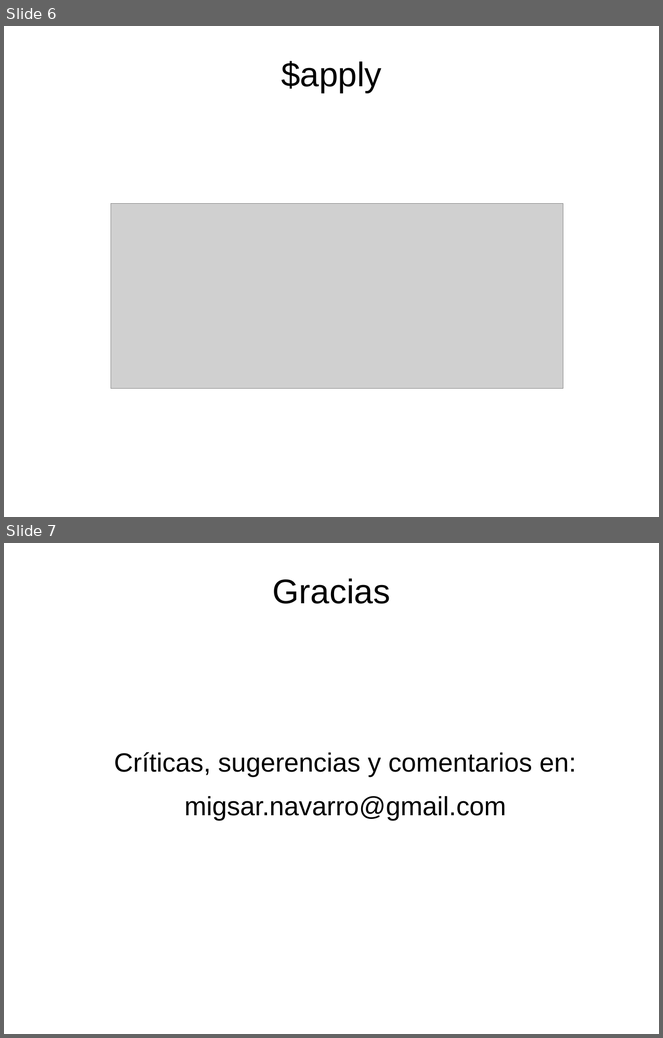
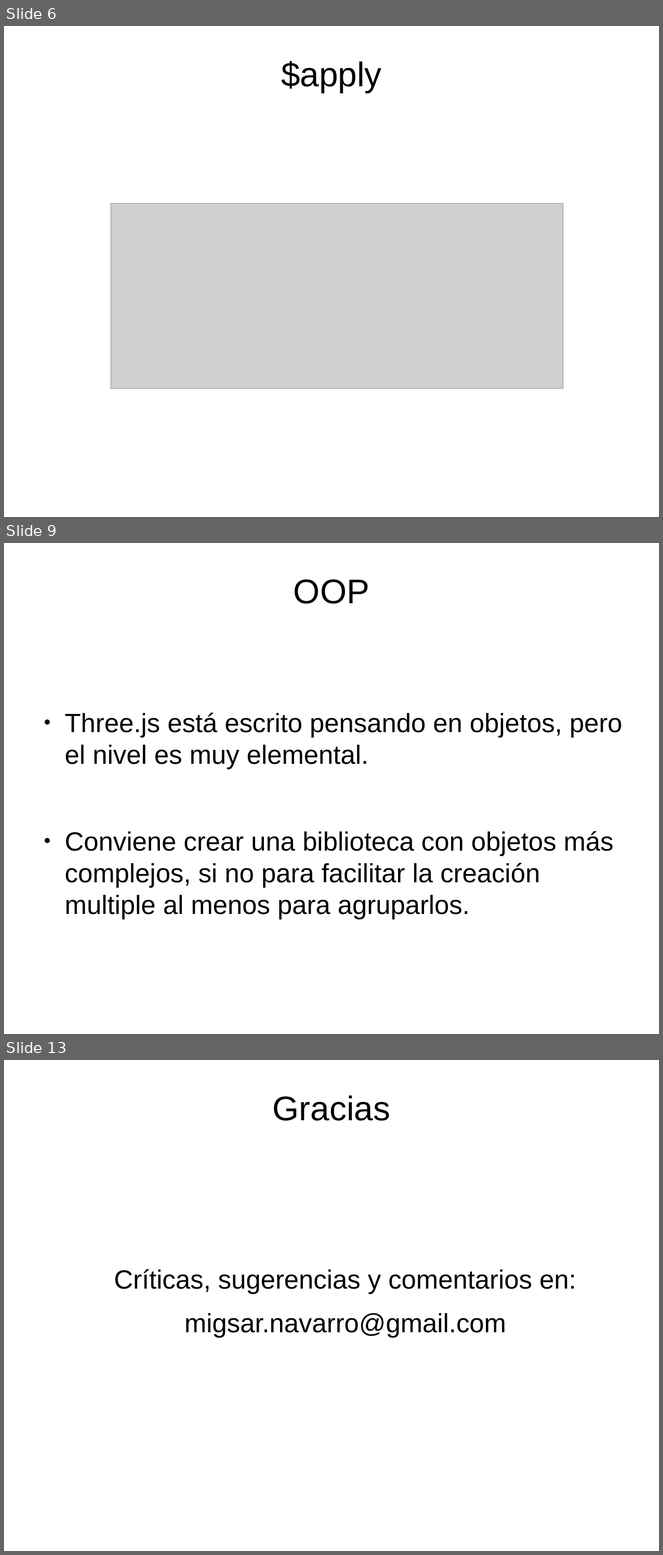
Before and after one commit to migh/mexico-city-webgl-meetup, a slide deck: 004/slideshow/002-Ng-Threejs-Websockets.odp. Shown one above the other, each under a label of ours: slides 6 and 7 before the commit, slides 6, 9 and 13 after it; the slides between them are not shown. The pictures are 663x1038 and 663x1555 pixels, drawn with LibreOffice and Linux fonts; fonts in the diff are those of the drawing; grey boxes stand for pictures; background and template pictures are left out. Boxes give left, top, right and bottom in pixels: in the first picture for what was removed or moved away, otherwise in the second. Text is boxed around its words. In the diff, an @@ line names an element or a change of style, - is before the commit and + after.

```diff
--- a/004/slideshow/002-Ng-Threejs-Websockets.odp
+++ b/004/slideshow/002-Ng-Threejs-Websockets.odp
@@ slide 9 added at <box>4,543,659,1034</box>, background picture (left out) @@
@@ title added at <box>294,579,370,604</box>, 41.4 pt, text #000000 @@
+OOP
@@ text added at <box>65,713,623,919</box>, 32 pt, text #000000 @@
+● Three.js está escrito pensando en objetos, pero el nivel es muy elemental.
+● Conviene crear una biblioteca con objetos más complejos, si no para facilitar la creación multiple al menos para agruparlos.
@@ what was slide 7 is now slide 13 @@
```
Also in this commit, not shown: 5 other slides added, 4 other files.
